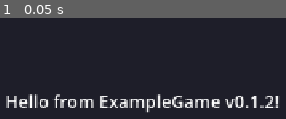
Above: before the commit, frame 1.
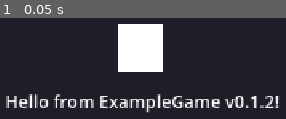
Above: after the commit, the same moment.

Repository: ilKogan/Example
Game: Godot game, scene res://main.tscn
The game is run twice, just before and just after one commit, with the same random seed, the same clock (stepped at 60 frames per second) and the same inputs.
Inputs:
- Up to frame 1 (0.05 s): no input

The runs differ from the first frame. In frame 1, 7.5% of the frame differs, in the area x 41-57%, y 5-54%.

Commit message:
Добавил квадрат

Diff:
--- a/main.tscn
+++ b/main.tscn
@@ -1,8 +1,8 @@
-[gd_scene load_steps=2 format=3 uid="uid://cgodotdeploy001"]
+[gd_scene format=3 uid="uid://covnkhkucqmfw"]
 
-[ext_resource type="Script" path="res://main.gd" id="1_main"]
+[ext_resource type="Script" uid="uid://dywc78p32thd3" path="res://main.gd" id="1_main"]
 
-[node name="Main" type="Control"]
+[node name="Main" type="Control" unique_id=1875374500]
 layout_mode = 3
 anchors_preset = 15
 anchor_right = 1.0
@@ -11,7 +11,7 @@
 grow_vertical = 2
 script = ExtResource("1_main")
 
-[node name="Background" type="ColorRect" parent="."]
+[node name="Background" type="ColorRect" parent="." unique_id=902049361]
 layout_mode = 1
 anchors_preset = 15
 anchor_right = 1.0
@@ -20,7 +20,7 @@
 grow_vertical = 2
 color = Color(0.12, 0.12, 0.16, 1)
 
-[node name="Label" type="Label" parent="."]
+[node name="Label" type="Label" parent="." unique_id=442730755]
 layout_mode = 1
 anchors_preset = 8
 anchor_left = 0.5
@@ -37,3 +37,10 @@
 text = "Loading..."
 horizontal_alignment = 1
 vertical_alignment = 1
+
+[node name="ColorRect" type="ColorRect" parent="." unique_id=241573307]
+layout_mode = 0
+offset_left = 602.0
+offset_top = 234.0
+offset_right = 673.0
+offset_bottom = 312.0
Not shown, removed: Пример.md
